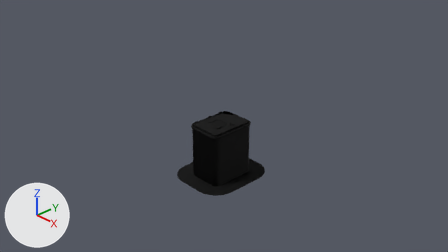
Two versions of the Blender file Models/Buffalo2/Props/wbiDoor.blend, one commit apart.
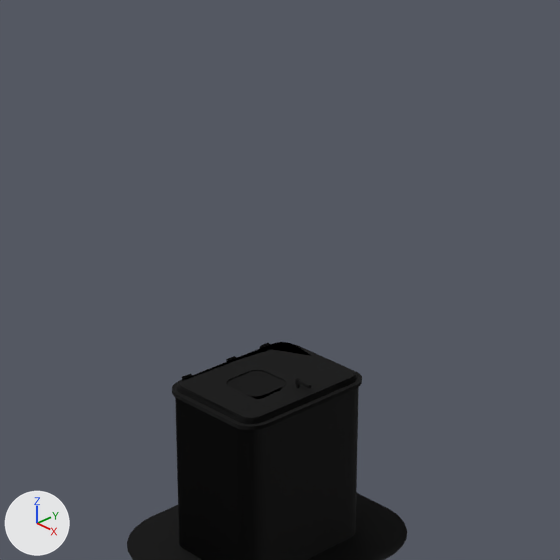
Each version is shown from the file's camera 'Camera', then close up on the part from 31% to 70% of the width and 2% to 71% of the height. Arrows for +X, +Y and +Z are at lower left; the lights stay in place.

The first close-up shows 'door', 'frame', 'tube'.
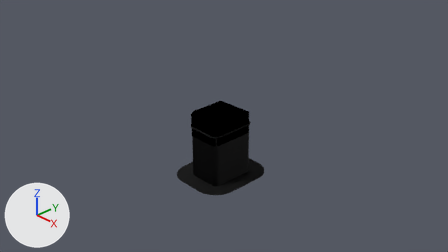
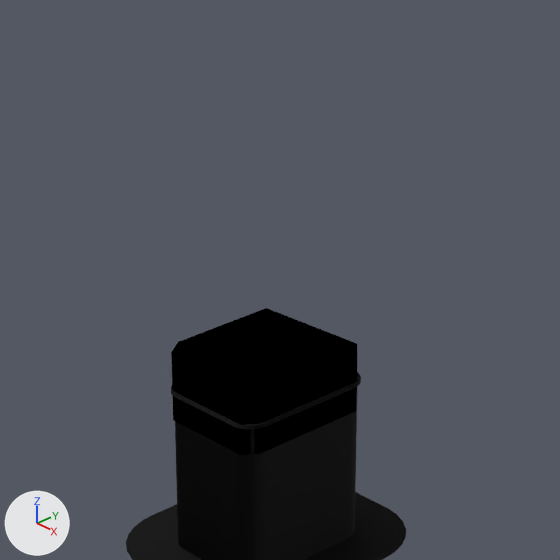
Boxes (x1, y1, x2, y2) around the edits, measured in the close-ups (560 x 560 px):
'cutout', shown: after (171, 308, 357, 455)
'door', unchanged, covered by the edit: before (177, 342, 357, 424)

The edits, one by one:
Object 'cutout' (ob_cutout) is now shown.
